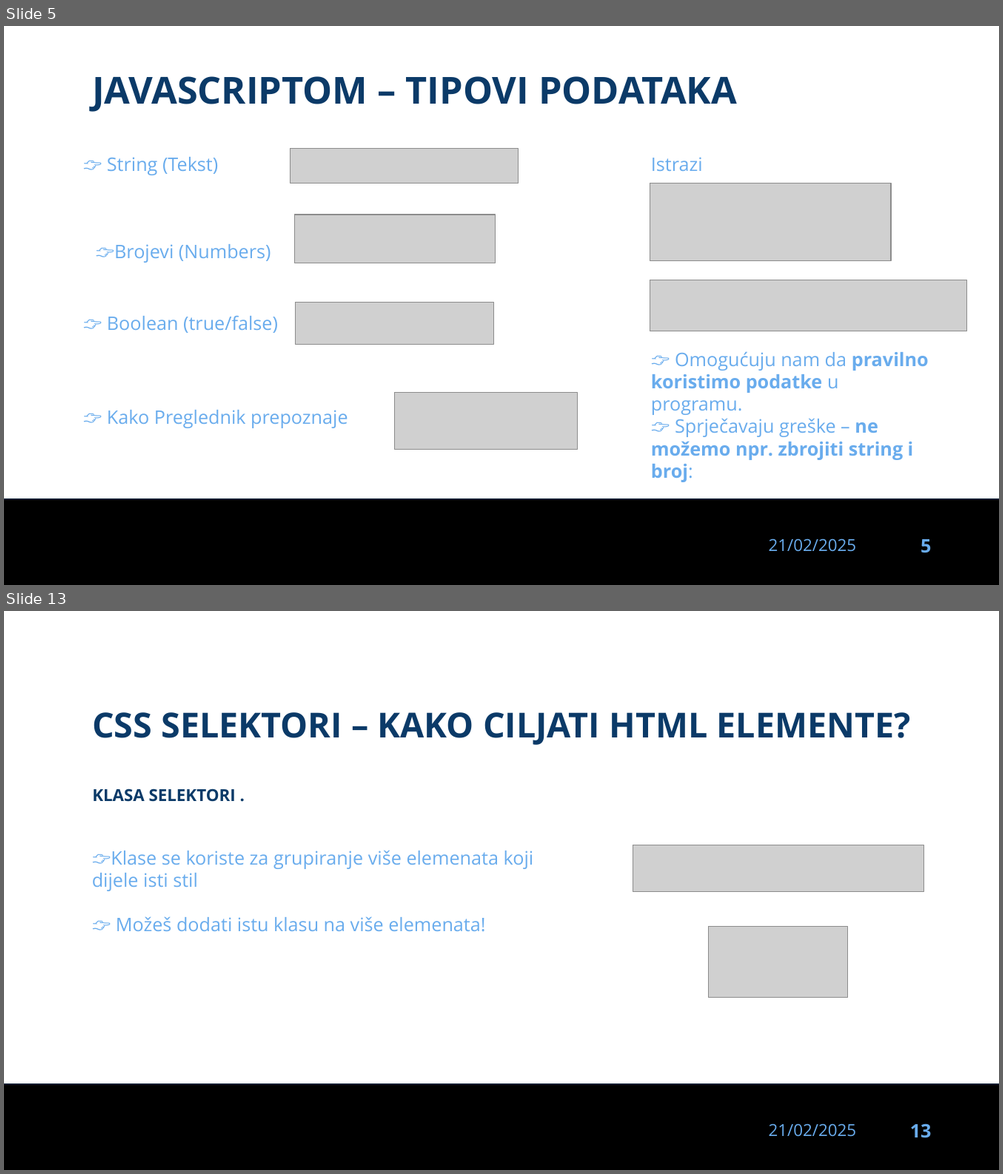
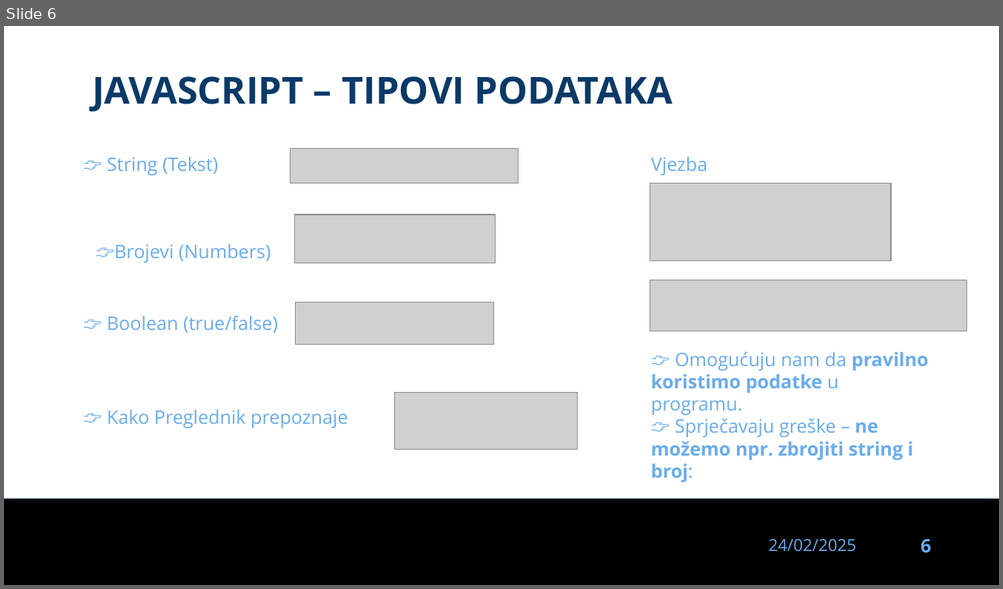
Before and after one commit to dinoDuvnjak/CTK, a slide deck: Bootcamp/javascript-uvod/javascript-uvod.pptx. Shown one above the other, each under a label of ours: slides 5 and 13 before the commit, slide 6 after it; the slides between them are not shown. The pictures are 1003x1174 and 1003x589 pixels, drawn with LibreOffice and Linux fonts; fonts in the diff are those of the drawing; grey boxes stand for pictures; background and template pictures are left out. Boxes give left, top, right and bottom in pixels: in the first picture for what was removed or moved away, otherwise in the second. Text is boxed around its words. In the diff, an @@ line names an element or a change of style, - is before the commit and + after.

Commit message:
Javascript gotov

```diff
--- a/Bootcamp/javascript-uvod/javascript-uvod.pptx
+++ b/Bootcamp/javascript-uvod/javascript-uvod.pptx
@@ slide 13 removed at (4,611,999,1170), background #FFFFFF; not listed: 3 template elements that a slide beside it also shows @@
@@ text removed at (92,712,910,745) @@
-CSS SELEKTORI – KAKO CILJATI HTML ELEMENTE?
@@ title removed at (92,789,236,802) @@
-KLASA SELEKTORI .
@@ text removed at (92,850,534,931) @@
-👉Klase se koriste za grupiranje više elemenata koji dijele isti stil
-👉 Možeš dodati istu klasu na više elemenata!
@@ picture removed at (633,846,924,891) @@
@@ picture removed at (708,926,847,998) @@
@@ what was slide 5 is now slide 6 @@
@@ slide 6 changed as well @@
@@ text at (92,76,673,112): text changed @@
-JAVASCRIPTOM – TIPOVI PODATAKA
+JAVASCRIPT – TIPOVI PODATAKA
@@ text at (651,157,707,175): text changed @@
-Istrazi
+Vjezba
@@ text at (768,539,856,552): text changed @@
-21/02/2025
+24/02/2025
@@ page number at (920,540,930,554): text changed @@
-5
+6
```
Also in this commit, not shown: 3 other slides changed, 31 slides added, 38 other slides removed, 6 other files.
